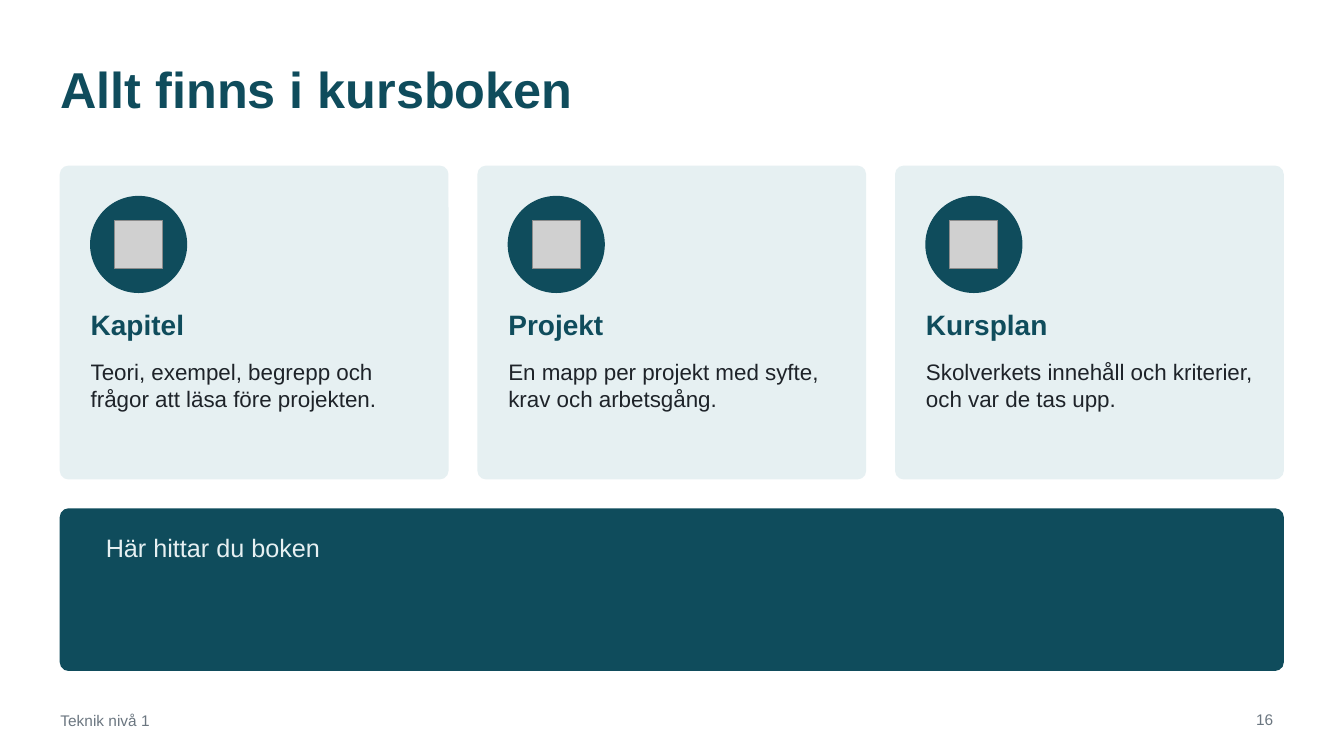
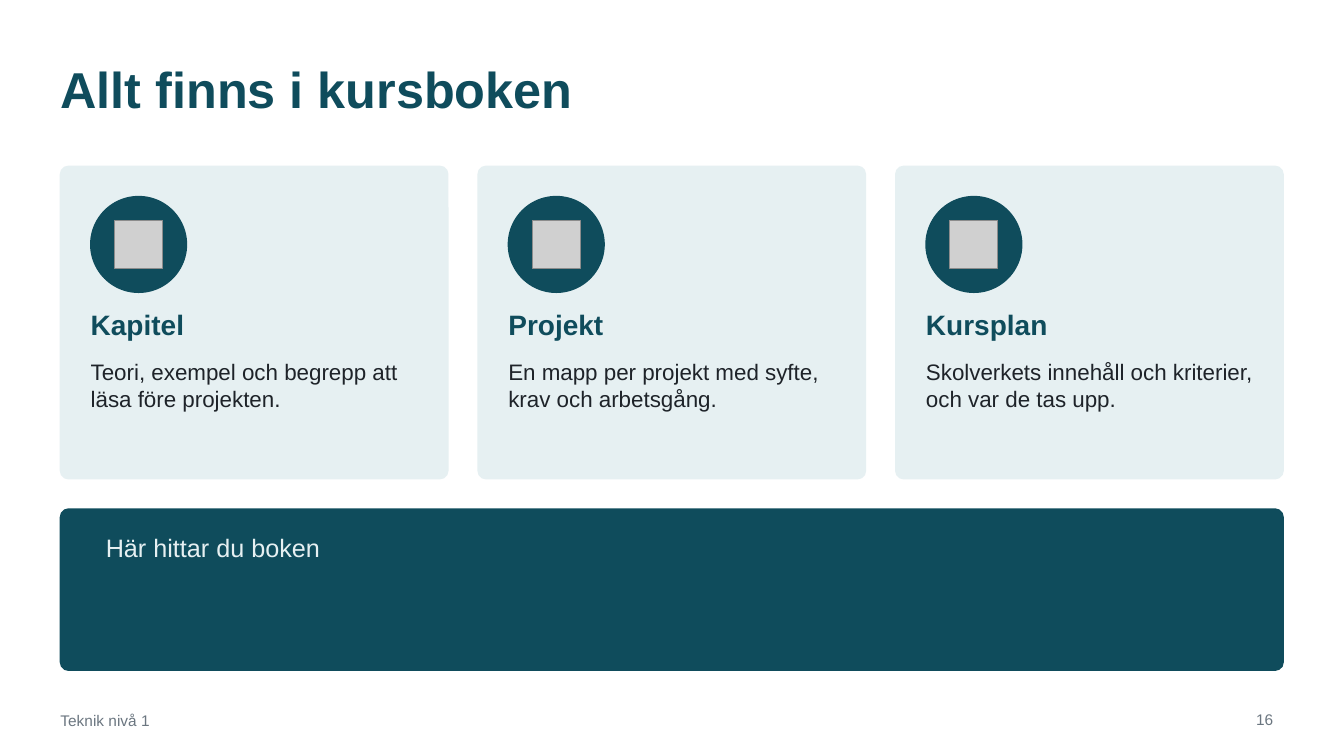
Before and after one commit to abbindustrigymnasium/teknik1, a slide deck: slide 16 of Teknik 1 - Kurspresentation.pptx. Drawn at 1344x756 pixels with LibreOffice and Linux fonts; fonts in the diff are those of the drawing; grey boxes stand for pictures. Boxes give left, top, right and bottom in pixels: in the first picture for what was removed or moved away, otherwise in the second. Text is boxed around its words. In the diff, an @@ line names an element or a change of style, - is before the commit and + after.

```diff
--- a/Teknik 1 - Kurspresentation.pptx
+++ b/Teknik 1 - Kurspresentation.pptx
@@ text at box(91, 363, 397, 412): text changed @@
-Teori, exempel, begrepp och frågor att läsa före projekten.
+Teori, exempel och begrepp att läsa före projekten.
```
Also in this commit, not shown: 1 other slide changed, 11 other files.
